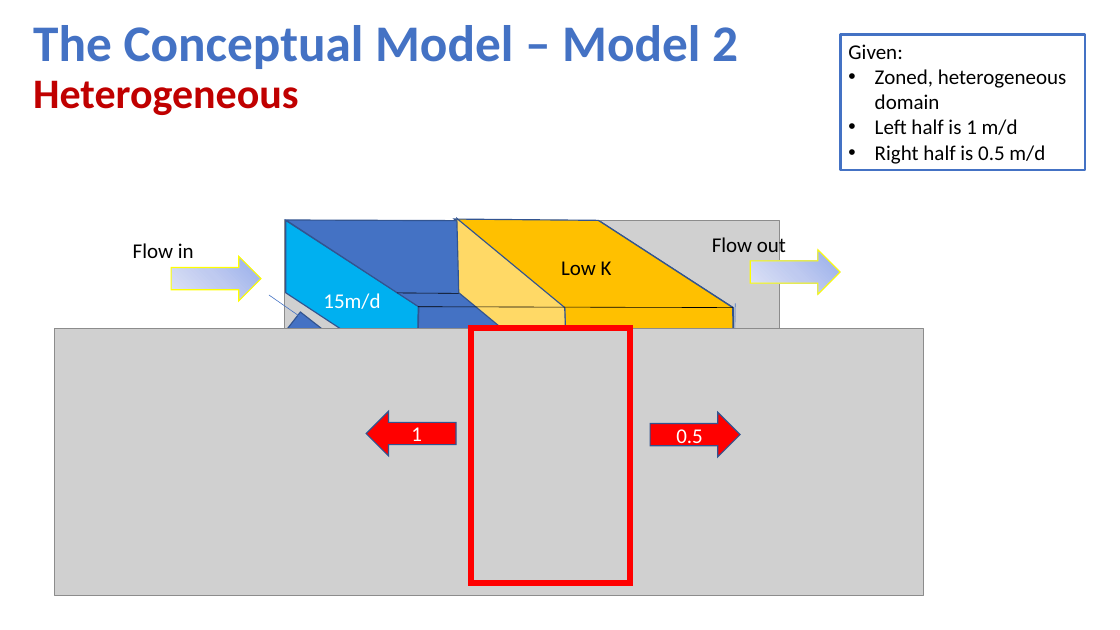
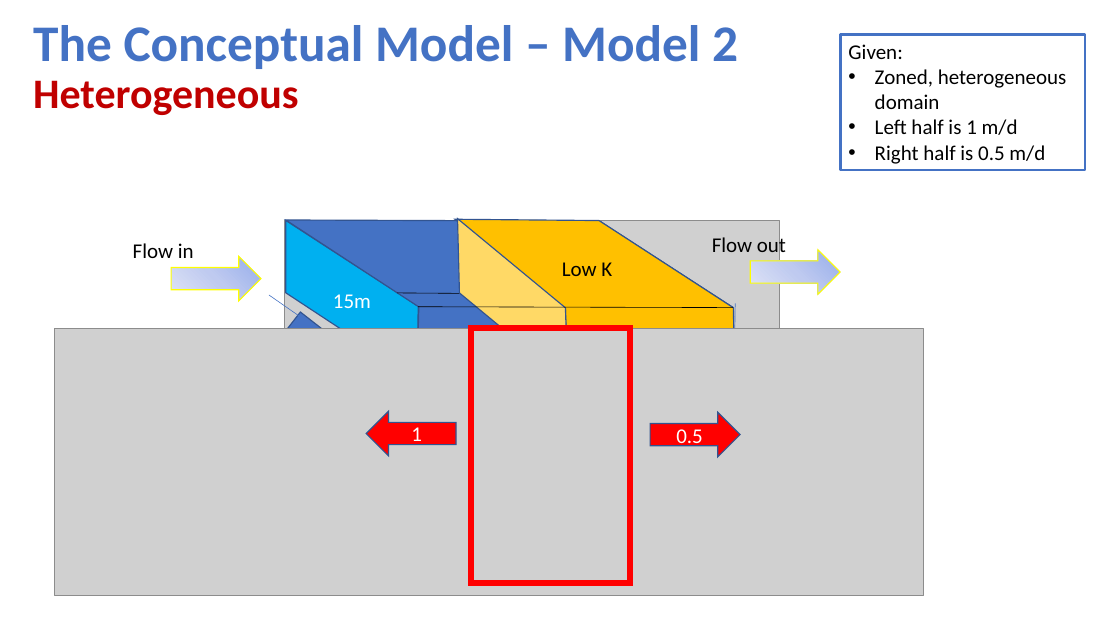
Before and after one commit to GW-modelling-Spring2021/hw-genoonan, a slide deck: slide 6 of Working/HW2_Working/Box Model Hand-Built MODFlow- Noonan and Hull.pptx. Drawn at 1120x630 pixels with LibreOffice and Linux fonts; fonts in the diff are those of the drawing; grey boxes stand for pictures. Boxes give left, top, right and bottom in pixels: in the first picture for what was removed or moved away, otherwise in the second. Text is boxed around its words. In the diff, an @@ line names an element or a change of style, - is before the commit and + after.

```diff
--- a/Working/HW2_Working/Box Model Hand-Built MODFlow- Noonan and Hull.pptx
+++ b/Working/HW2_Working/Box Model Hand-Built MODFlow- Noonan and Hull.pptx
@@ freeform shape at (455,219,735,383): outline redrawn @@
@@ freeform shape at (458,218,569,382): outline redrawn @@
@@ text in freeform shape at (333,294,371,308): text changed @@
-15m/d
+15m
```
Also in this commit, not shown: 7 other slides changed, 25 other files.
